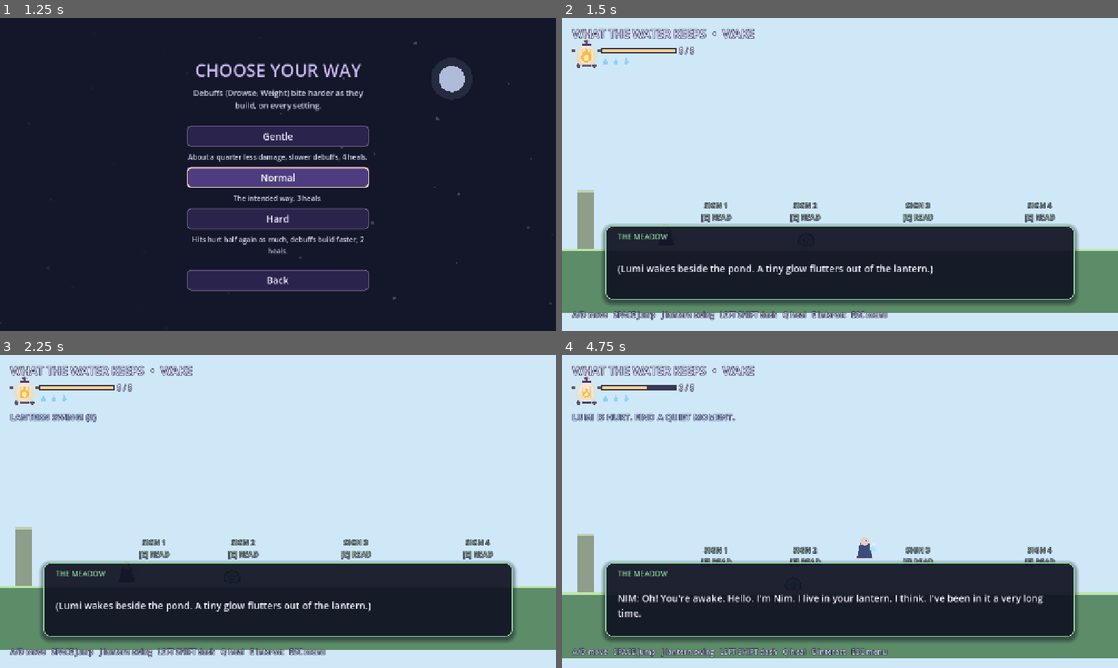
Above: before the commit, frames 1-4 (two rows, left to right).
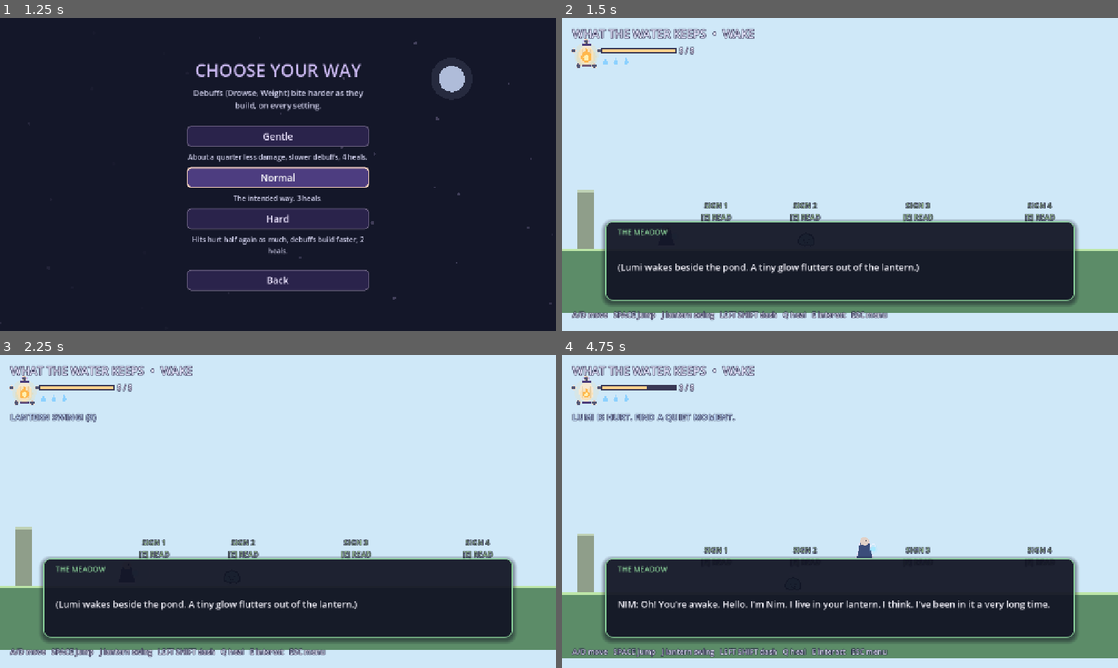
Above: after the commit, the same moments.

Repository: Lunatic5202/what-the-water-keeps
Game: Godot game, scene res://scenes/main.tscn
Same seed, same stepped clock (60 frames per second), same inputs: the game is played once before the commit and once after it.
Inputs:
- Up to frame 1 (1.25 s): click "New Game" at 0.5 s
- Up to frame 2 (1.5 s): click "Normal" at 1.25 s
- Up to frame 3 (2.25 s): tap Enter at 2 s; hold D (move_right) from 2.03 s (still down); tap J (attack) at 2.1 s
- Up to frame 4 (4.75 s): tap Space (jump) at 2.27, 3.02, 4.25, 4.52 s; tap Shift (dash) at 2.85 s; release D (move_right) at 3.53 s; hold A (move_left) 3.53-4.28 s; tap T (enter_region) at 3.6 s; hold D (move_right) from 4.28 s (still down); tap I (guard) at 4.35 s

Frame 1 is identical in both runs. In frame 2, 3.5% of the frame differs, in the area x 7-93%, y 64-91%; in frame 3, 3.5%; in frame 4, 4.6%.

Commit message:
Improve dialogue text fit and overflow handling

Diff:
--- a/scripts/main.gd
+++ b/scripts/main.gd
@@ -390,8 +390,8 @@
 	hud.add_child(prompt_label)
 
 	dialogue_panel = Panel.new()
-	dialogue_panel.position = Vector2(100, 478)
-	dialogue_panel.size = Vector2(1080, 170)
+	dialogue_panel.position = Vector2(100, 468)
+	dialogue_panel.size = Vector2(1080, 182)
 	dialogue_panel.visible = false
 	var dialogue_style := StyleBoxFlat.new()
 	dialogue_style.bg_color = Color(0.07, 0.08, 0.14, 0.88)
@@ -416,11 +416,12 @@
 
 	dialogue_label = Label.new()
 	dialogue_label.position = Vector2(28, 43)
-	dialogue_label.size = Vector2(1024, 112)
+	dialogue_label.size = Vector2(1024, 124)
 	dialogue_label.autowrap_mode = TextServer.AUTOWRAP_WORD_SMART
+	dialogue_label.clip_text = true
 	dialogue_label.horizontal_alignment = HORIZONTAL_ALIGNMENT_LEFT
 	dialogue_label.vertical_alignment = VERTICAL_ALIGNMENT_CENTER
-	dialogue_label.add_theme_font_size_override("font_size", 22)
+	dialogue_label.add_theme_font_size_override("font_size", 21)
 	dialogue_label.add_theme_color_override("font_color", Color(0.97, 0.97, 1.0))
 	dialogue_label.add_theme_color_override("font_outline_color", Color(0.04, 0.03, 0.10, 0.7))
 	dialogue_label.add_theme_constant_override("outline_size", 1)
